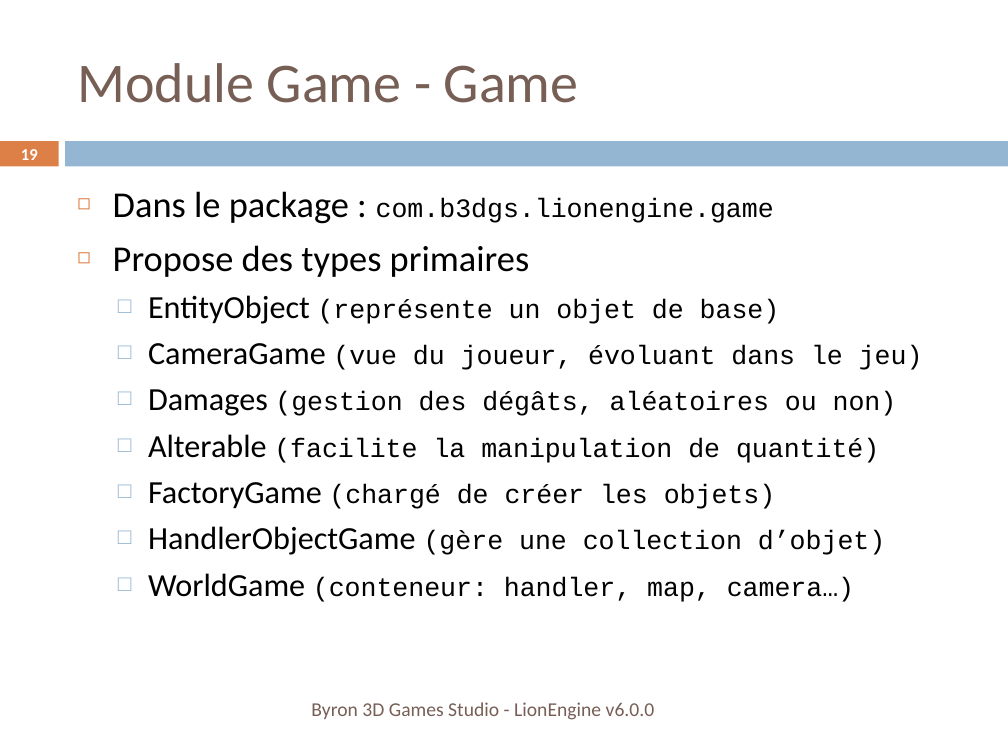
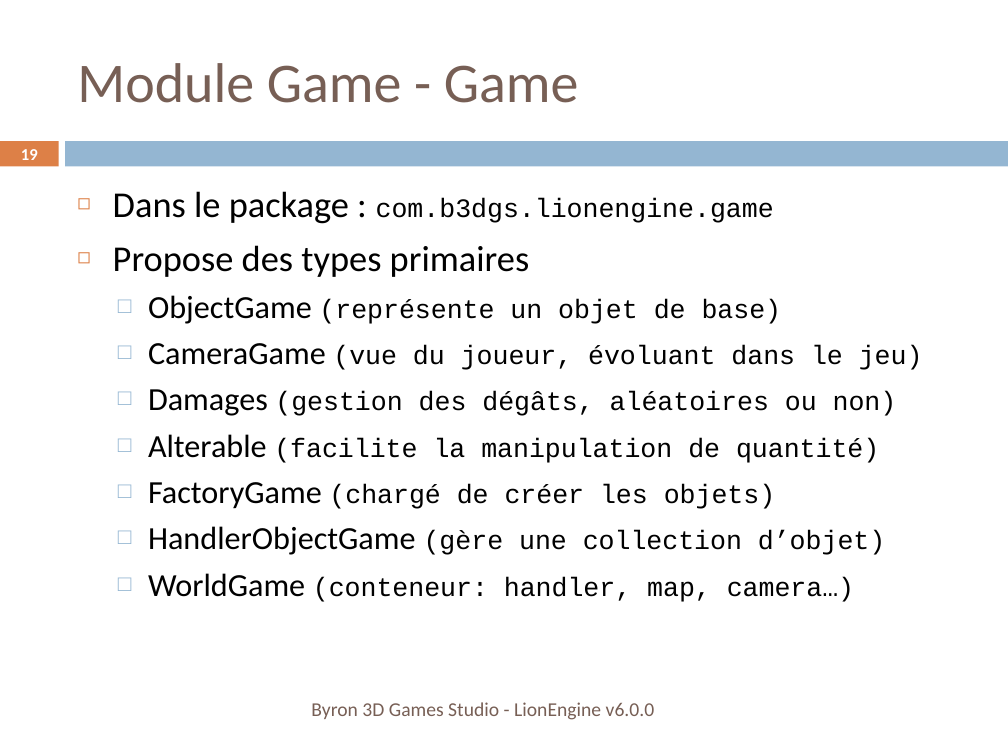
Before and after one commit to b3dgs/lionengine, a slide deck: slide 19 of doc/src/lionengine.pptx. Drawn at 1008x756 pixels with LibreOffice and Linux fonts; fonts in the diff are those of the drawing. Boxes give left, top, right and bottom in pixels: in the first picture for what was removed or moved away, otherwise in the second. Text is boxed around its words. In the diff, an @@ line names an element or a change of style, - is before the commit and + after.

```diff
--- a/doc/src/lionengine.pptx
+++ b/doc/src/lionengine.pptx
@@ text at [148,295,782,324]: text changed @@
-  □ EntityObject (représente un objet de base)
+  □ ObjectGame (représente un objet de base)
```
Also in this commit, not shown: 3 other slides changed, 13 other files.
